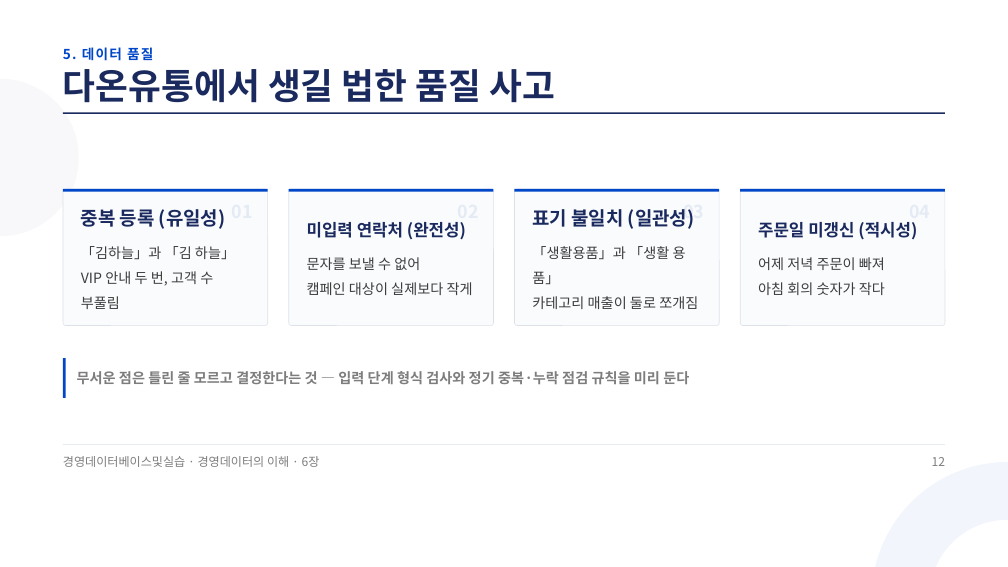
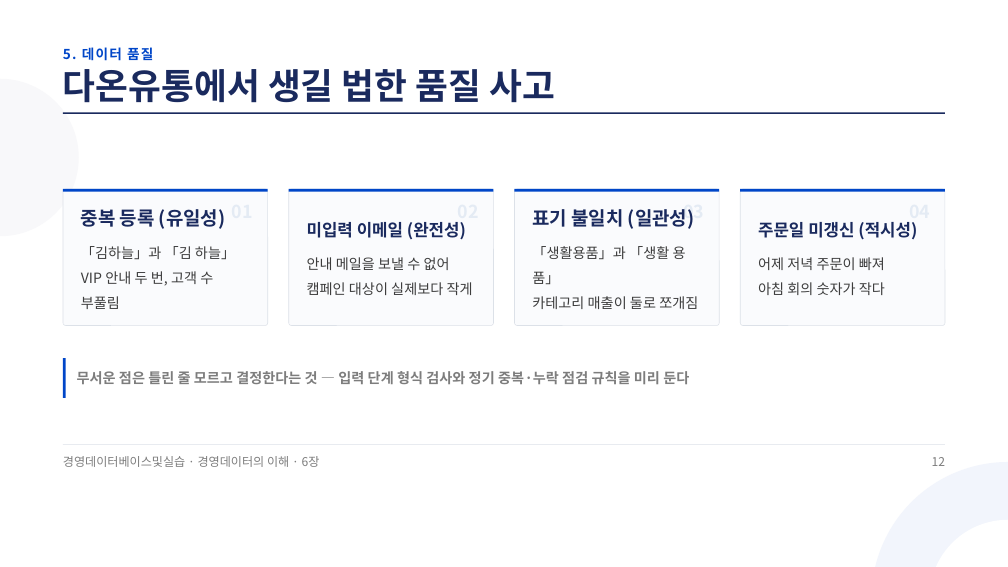
Before and after one commit to aebonlee/materials, a slide deck: slide 12 of koreatech-db/6장_보여주기와_지키기.pptx. Drawn at 1008x567 pixels with LibreOffice and Linux fonts; fonts in the diff are those of the drawing. Boxes give left, top, right and bottom in pixels: in the first picture for what was removed or moved away, otherwise in the second. Text is boxed around its words. In the diff, an @@ line names an element or a change of style, - is before the commit and + after.

```diff
--- a/koreatech-db/6장_보여주기와_지키기.pptx
+++ b/koreatech-db/6장_보여주기와_지키기.pptx
@@ text at bbox=[307, 222, 466, 270]: text changed @@
-미입력 연락처 (완전성)
-문자를 보낼 수 없어
+미입력 이메일 (완전성)
+안내 메일을 보낼 수 없어
```
Also in this commit, not shown: 3 other slides changed, 48 other files.
